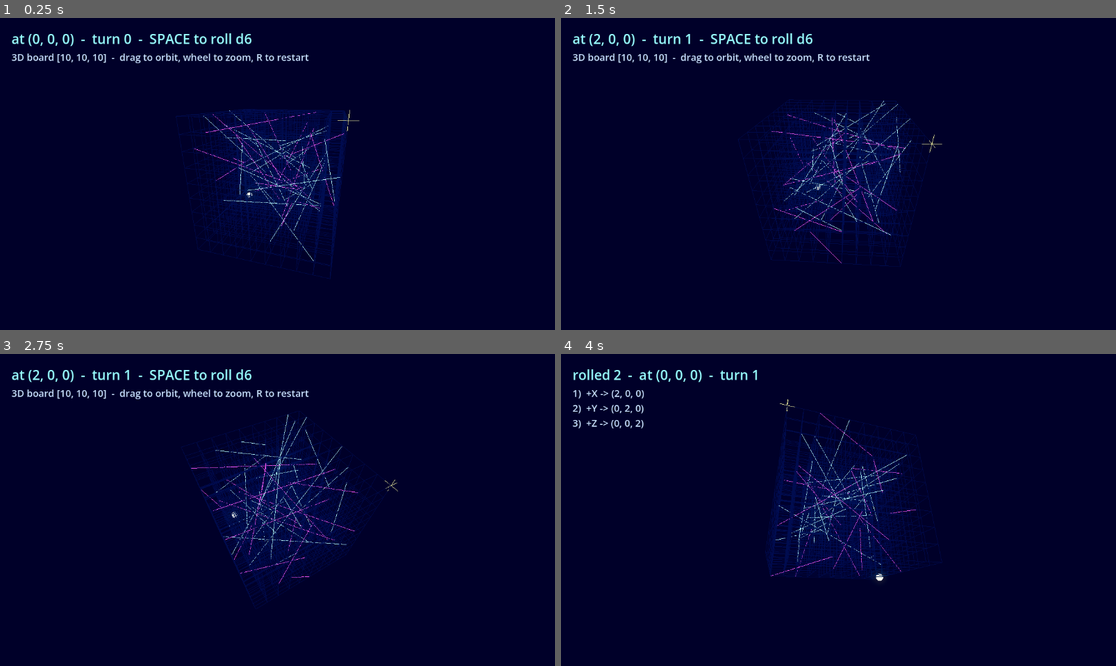
Above: before the commit, frames 1-4 (two rows, left to right).
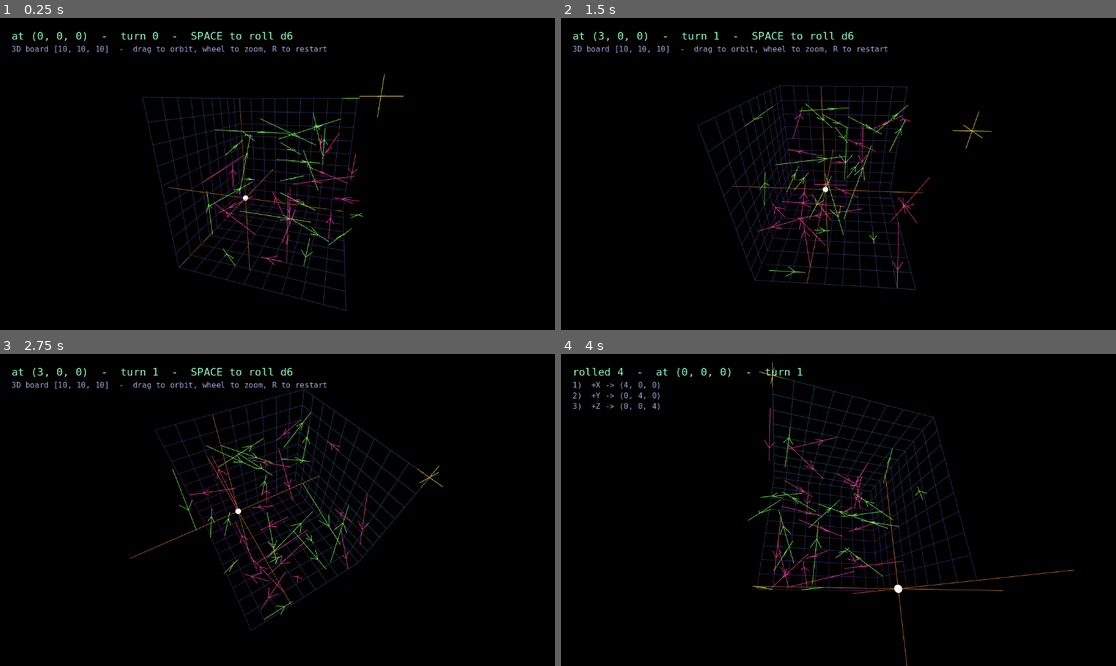
Above: after the commit, the same moments.

Repository: SamTech37/snakes-and-ladder-Ndim
Game: Godot game, scene res://src/main/main.tscn
Same seed, same stepped clock (60 frames per second), same inputs: the game is played once before the commit and once after it.
Inputs (mouse positions are in pixels of both pictures, inside the frame that each line leads up to):
- Up to frame 1 (0.25 s): no input
- Up to frame 2 (1.5 s): tap Enter (ui_accept) at 0.5, 0.77 s; move the mouse to (960, 158) at 0.52 s; tap R at 0.6 s; click (960, 158) at 0.67 s; tap 1 at 0.8 s; drag from (727, 189) to (810, 236) at 1.27 s
- Up to frame 3 (2.75 s): move the mouse to (333, 441) at 2.02 s; tap 9 at 2.1 s; click (333, 441) at 2.17 s; tap 0 at 2.3 s
- Up to frame 4 (4 s): drag from (810, 572) to (672, 463) at 2.77 s; move the mouse to (1005, 556) at 3.52 s; tap R at 3.6 s; click (1005, 556) at 3.67 s; tap Enter (ui_accept) at 3.77 s; tap 1 at 3.8 s

The runs differ from the first frame. In frame 1, 99% of the frame differs, in the area x 0-100%, y 0-100%; in frame 2, 99%; in frame 3, 99%; in frame 4, 99%.

Commit message:
Add assets and improve board mechanics
- Added new wireframe shape images and their import configurations for enhanced visuals.
- Introduced a new JPEG image and its import settings for texture management.
- Added a new WEBP image and its import settings to diversify graphic assets.
- Implemented a new crosshair mesh for better player visibility.
- Enhanced the board generation logic to support a maximum span for links, preventing excessive link distances.
- Improved the drawing logic to only render edges on the far walls of the board, enhancing clarity.
- Updated the main scene and ghost scene configurations for better performance and visual fidelity.
- Added a screenshot utility to capture the game state for testing and presentation purposes.
- Adjusted player and HUD settings for improved user experience.

Diff:
--- /dev/null
+++ b/main.tscn
@@ -0,0 +1,75 @@
+[gd_scene format=3 uid="uid://b44knmji7m165"]
+
+[ext_resource type="Script" path="res://main.gd" id="1_main"]
+[ext_resource type="PackedScene" path="res://ghost.tscn" id="2_ghost"]
+
+[sub_resource type="Environment" id="Env_neon"]
+background_mode = 1
+background_color = Color(0.01, 0.01, 0.04, 1)
+tonemap_mode = 3
+glow_enabled = true
+glow_intensity = 1.1
+glow_bloom = 0.35
+glow_hdr_threshold = 0.5
+
+[sub_resource type="StandardMaterial3D" id="Mat_lines"]
+shading_mode = 0
+vertex_color_use_as_albedo = true
+
+[sub_resource type="ImmediateMesh" id="Mesh_grid"]
+
+[sub_resource type="StandardMaterial3D" id="Mat_player"]
+shading_mode = 0
+albedo_color = Color(1.6, 1.5, 0.6, 1)
+
+[sub_resource type="SphereMesh" id="Mesh_player"]
+material = SubResource("Mat_player")
+radius = 0.3
+height = 0.6
+
+[node name="Main" type="Node3D" unique_id=1721023586]
+script = ExtResource("1_main")
+ghost_scene = ExtResource("2_ghost")
+
+[node name="WorldEnvironment" type="WorldEnvironment" parent="." unique_id=73899752]
+environment = SubResource("Env_neon")
+
+[node name="CamRig" type="Node3D" parent="." unique_id=1400075726]
+
+[node name="Camera3D" type="Camera3D" parent="CamRig" unique_id=1965423159]
+
+[node name="Grid" type="MeshInstance3D" parent="." unique_id=1429046353]
+material_override = SubResource("Mat_lines")
+mesh = SubResource("Mesh_grid")
+
+[node name="Ghosts" type="Node3D" parent="." unique_id=434477887]
+
+[node name="Player" type="MeshInstance3D" parent="." unique_id=2070865223]
+mesh = SubResource("Mesh_player")
+
+[node name="HUD" type="CanvasLayer" parent="." unique_id=1937211291]
+
+[node name="Margin" type="MarginContainer" parent="HUD" unique_id=778811747]
+anchors_preset = 15
+anchor_right = 1.0
+anchor_bottom = 1.0
+grow_horizontal = 2
+grow_vertical = 2
+theme_override_constants/margin_left = 24
+theme_override_constants/margin_top = 24
+theme_override_constants/margin_right = 24
+theme_override_constants/margin_bottom = 24
+
+[node name="Rows" type="VBoxContainer" parent="HUD/Margin" unique_id=1671586747]
+layout_mode = 2
+
+[node name="Status" type="Label" parent="HUD/Margin/Rows" unique_id=665035775]
+layout_mode = 2
+theme_override_colors/font_color = Color(0.6, 1, 1, 1)
+theme_override_font_sizes/font_size = 28
+text = "SPACE to roll"
+
+[node name="Moves" type="Label" parent="HUD/Margin/Rows" unique_id=298096893]
+layout_mode = 2
+theme_override_colors/font_color = Color(0.8, 0.9, 1, 1)
+theme_override_font_sizes/font_size = 20
--- a/project.godot
+++ b/project.godot
@@ -22,3 +22,4 @@
 [rendering]
 
 rendering_device/driver.windows="d3d12"
+anti_aliasing/quality/msaa_3d=2
--- a/src/board/board.gd
+++ b/src/board/board.gd
@@ -50,6 +50,31 @@
 	return Vector3(xyz[0], xyz[1], xyz[2])
 
 
+## True when the edge running from `c` along axis `k` lies on the *open* shell:
+## at least `n - 2` of the other axes sitting on the extreme named by `keep`.
+##
+## `keep[j]` is the far extreme of axis j from wherever the camera is. Drawing only
+## those turns the lattice into an open box seen from inside — three walls, no near
+## wall. Drawing all six instead superimposes the near grid on the far one, which is
+## the moire that made the board unreadable no matter how the colors were tuned.
+static func on_open_faces(c: PackedInt32Array, size: PackedInt32Array, k: int, keep: PackedInt32Array) -> bool:
+	var n := size.size()
+	if n <= 2:
+		return true
+	var pinned := 0
+	for j in n:
+		if j != k and c[j] == keep[j]:
+			pinned += 1
+	return pinned >= n - 2
+
+
+static func manhattan(a: PackedInt32Array, b: PackedInt32Array) -> int:
+	var d := 0
+	for k in a.size():
+		d += absi(a[k] - b[k])
+	return d
+
+
 static func goal_coords(size: PackedInt32Array) -> PackedInt32Array:
 	var c := PackedInt32Array()
 	for s in size:
@@ -81,19 +106,29 @@
 
 ## `count` teleports as {from_index: to_index}. Positive delta = ladder, negative = snake.
 ## A cell is never both a source and a destination (no chains), and start/goal are untouched.
-static func gen_links(size: PackedInt32Array, count: int, rng: RandomNumberGenerator) -> Dictionary:
+##
+## `max_span` caps the Manhattan reach of a link (0 = uncapped). Endpoints drawn from
+## anywhere in the lattice produce links that cross the whole board: visually a
+## hairball of full-width lines, and a single ladder skipping most of the game.
+static func gen_links(size: PackedInt32Array, count: int, rng: RandomNumberGenerator, max_span := 0) -> Dictionary:
 	var n := total_cells(size)
 	var goal := n - 1
 	var links := {}
 	var used := {0: true, goal: true}
 	var attempts := 0
-	while links.size() < count and attempts < count * 100:
+	# Rejection sampling: a span cap throws away most random pairs, so the budget has
+	# to be generous or short boards come back with fewer links than asked for.
+	while links.size() < count and attempts < count * 500:
 		attempts += 1
 		var a := rng.randi_range(0, n - 1)
 		var b := rng.randi_range(0, n - 1)
 		if used.has(a) or used.has(b) or a == b:
 			continue
-		if dist_to_goal(index_to_coords(a, size), size) == dist_to_goal(index_to_coords(b, size), size):
+		var ca := index_to_coords(a, size)
+		var cb := index_to_coords(b, size)
+		if max_span > 0 and manhattan(ca, cb) > max_span:
+			continue
+		if dist_to_goal(ca, size) == dist_to_goal(cb, size):
 			continue
 		links[a] = b
 		used[a] = true
--- a/src/ghost/ghost.tscn
+++ b/src/ghost/ghost.tscn
@@ -1,8 +1,12 @@
-[gd_scene load_steps=3 format=3]
+[gd_scene load_steps=4 format=3]
+
+[sub_resource type="SystemFont" id="Font_mono"]
+font_names = PackedStringArray("JetBrains Mono", "DejaVu Sans Mono", "Liberation Mono", "monospace")
+subpixel_positioning = 0
 
 [sub_resource type="StandardMaterial3D" id="Mat_ghost"]
 shading_mode = 0
-albedo_color = Color(0.5, 0.9, 1.2, 1)
+albedo_color = Color(0.35, 0.92, 1, 1)
 
 [sub_resource type="BoxMesh" id="Mesh_ghost"]
 material = SubResource("Mat_ghost")
@@ -16,6 +20,7 @@
 pixel_size = 0.004
 billboard = 1
 no_depth_test = true
+font = SubResource("Font_mono")
 font_size = 96
-modulate = Color(0.5, 0.9, 1.2, 1)
+modulate = Color(0.35, 0.92, 1, 1)
 text = "1"
--- a/src/main/main.gd
+++ b/src/main/main.gd
@@ -7,13 +7,30 @@
 
 const Board = preload("res://src/board/board.gd")
 const AXIS_NAMES := "XYZWVU"
-const C_GRID := Color(0.05, 0.11, 0.26)
-const C_LADDER := Color(0.2, 1.6, 1.4)
-const C_SNAKE := Color(1.6, 0.2, 0.9)
-const C_GOAL := Color(1.4, 1.3, 0.3)
+
+## Flat color, nothing over 1.0. The environment does no glow and no filmic tonemap,
+## so what is written here is what lands on screen; separation comes from brightness
+## against black, the way it does in every one of the reference plates. The lattice
+## is a dim violet -> teal gradient that reads as one receding surface, and anything
+## playable sits near full brightness on top of it.
+const C_SHELL_START := Color(0.26, 0.10, 0.38)
+const C_SHELL_GOAL := Color(0.09, 0.34, 0.40)
+## Warm, so the player's own rays never read as another lattice line.
+const C_CROSS := Color(0.78, 0.46, 0.13)
+const C_LADDER := Color(0.49, 1.0, 0.31)
+const C_SNAKE := Color(1.0, 0.24, 0.60)
+const C_GOAL := Color(1.0, 0.89, 0.25)
+
+## A cube's silhouette is smaller than its circumsphere -- between 0.58 (seen down a
+## face normal) and 0.82 (down the body diagonal) of it. Fitting the sphere itself
+## left the board at a third of the frame; 0.8 clipped the near corner off the bottom.
+const FIT := 0.9
 
 @export var size := PackedInt32Array([10, 10, 10])
 @export var link_count := 40
+## Manhattan cap on a link's reach. Uncapped endpoints gave full-width lines that
+## crossed everything and skipped most of the board in one move.
+@export var link_span := 5
 ## Off makes every hop instant, so test_play.gd can run games without waiting on tweens.
 @export var anim := true
 @export var ghost_scene: PackedScene
@@ -23,6 +40,7 @@
 @onready var grid: MeshInstance3D = $Grid
 @onready var ghosts: Node3D = $Ghosts
 @onready var player: MeshInstance3D = $Player
+@onready var crosshair: MeshInstance3D = $Player/Crosshair
 @onready var status: Label = $HUD/Margin/Rows/Status
 @onready var menu: Label = $HUD/Margin/Rows/Moves
 
@@ -41,60 +59,110 @@
 var pitch := -0.35
 var cam_dist := 20.0
 var dragging := false
+## Which extreme of each axis currently faces away from the camera. Orbiting past an
+## axis plane swaps a wall, and only then does the mesh need rebuilding.
+var face_keep := PackedInt32Array()
 
 
 func _ready() -> void:
-	rng.randomize()
+	# SNL_SEED pins the board so two runs render the same thing — without it a
+	# screenshot can't be compared against the one before it.
+	var s := OS.get_environment("SNL_SEED")
+	if s.is_empty():
+		rng.randomize()
+	else:
+		rng.seed = s.to_int()
 	new_game()
 
 
 func new_game() -> void:
 	coords = Board.index_to_coords(0, size)
-	links = Board.gen_links(size, link_count, rng)
+	links = Board.gen_links(size, link_count, rng, link_span)
 	turns = 0
 	roll = 0
 	moves = []
 	won = false
 	busy = false
 	player.position = Board.coords_to_world(coords, size)
+	# Camera first: which walls get drawn depends on where it ends up.
+	_frame_camera()
+	rig.rotation = Vector3(pitch, yaw, 0.0)
+	face_keep = _far_faces()
 	_draw_board()
-	_frame_camera()
+	_build_crosshair()
 	_clear_ghosts()
 	_refresh_hud()
 
 
-## Fills the Grid node's ImmediateMesh: lattice edges plus every teleport.
+## The extreme of each axis on the far side of the board from the camera.
+func _far_faces() -> PackedInt32Array:
+	var eye := cam.global_position - rig.position
+	var keep := PackedInt32Array()
+	keep.resize(size.size())
+	for j in size.size():
+		keep[j] = 0 if eye[j % 3] > 0.0 else size[j] - 1
+	return keep
+
+
+## Fills the Grid node's ImmediateMesh: the lattice shell plus every teleport.
 ## Colors come from vertex color; the material is on the node, set in the scene.
 func _draw_board() -> void:
 	var im: ImmediateMesh = grid.mesh
 	im.clear_surfaces()
 	im.surface_begin(Mesh.PRIMITIVE_LINES)
 
-	var n := Board.total_cells(size)
-	for i in n:
+	var span := maxi(1, Board.dist_to_goal(Board.index_to_coords(0, size), size))
+	for i in Board.total_cells(size):
 		var c := Board.index_to_coords(i, size)
 		for k in size.size():
-			if c[k] + 1 >= size[k]:
+			if c[k] + 1 >= size[k] or not Board.on_open_faces(c, size, k, face_keep):
 				continue
 			var d := c.duplicate()
 			d[k] += 1
-			_line(im, Board.coords_to_world(c, size), Board.coords_to_world(d, size), C_GRID)
+			_seg(im, Board.coords_to_world(c, size), _shell_color(c, span),
+					Board.coords_to_world(d, size), _shell_color(d, span))
 
 	for a in links:
 		var ca := Board.index_to_coords(a, size)
 		var cb := Board.index_to_coords(links[a], size)
 		var up := Board.dist_to_goal(cb, size) < Board.dist_to_goal(ca, size)
-		_line(im, Board.coords_to_world(ca, size), Board.coords_to_world(cb, size), C_LADDER if up else C_SNAKE)
-
-	_cross(im, Board.coords_to_world(Board.goal_coords(size), size), 0.45, C_GOAL)
+		_arrow(im, Board.coords_to_world(ca, size), Board.coords_to_world(cb, size),
+				C_LADDER if up else C_SNAKE)
+
+	_cross(im, Board.coords_to_world(Board.goal_coords(size), size), 0.6, C_GOAL)
 	im.surface_end()
 
 
+## Violet at the start corner, cyan at the goal: the gradient doubles as the progress bar.
+func _shell_color(c: PackedInt32Array, span: int) -> Color:
+	return C_SHELL_START.lerp(C_SHELL_GOAL, 1.0 - float(Board.dist_to_goal(c, size)) / span)
+
+
+func _seg(im: ImmediateMesh, a: Vector3, ca: Color, b: Vector3, cb: Color) -> void:
+	im.surface_set_color(ca)
+	im.surface_add_vertex(a)
+	im.surface_set_color(cb)
+	im.surface_add_vertex(b)
+
+
 func _line(im: ImmediateMesh, a: Vector3, b: Vector3, color: Color) -> void:
-	im.surface_set_color(color)
-	im.surface_add_vertex(a)
-	im.surface_set_color(color)
-	im.surface_add_vertex(b)
+	_seg(im, a, color, b, color)
+
+
+## A link as a bare segment says nothing about which end it runs to -- from a random
+## orbit angle a ladder and a snake are the same stick. The chevron points at the
+## destination, so direction is readable without knowing the color code.
+func _arrow(im: ImmediateMesh, a: Vector3, b: Vector3, color: Color) -> void:
+	_line(im, a, b, color)
+	var dir := (b - a).normalized()
+	var side := dir.cross(Vector3.UP)
+	if side.length_squared() < 0.001:
+		side = dir.cross(Vector3.RIGHT)
+	side = side.normalized() * 0.28
+	var tip := a.lerp(b, 0.72)
+	var back := tip - dir * 0.45
+	_line(im, tip, back + side, color)
+	_line(im, tip, back - side, color)
 
 
 func _cross(im: ImmediateMesh, at: Vector3, r: float, color: Color) -> void:
@@ -102,10 +170,30 @@
 		_line(im, at - axis * r, at + axis * r, color)
 
 
+## Three rays through the player, parented to it so they follow for free. A 0.3-unit
+## sphere somewhere inside a ten-deep lattice is a dot in a haystack; the rays say
+## which row, column and file you are standing in.
+func _build_crosshair() -> void:
+	var reach := 0.0
+	for k in mini(3, size.size()):
+		reach = maxf(reach, float(size[k] - 1))
+	var im: ImmediateMesh = crosshair.mesh
+	im.clear_surfaces()
+	im.surface_begin(Mesh.PRIMITIVE_LINES)
+	for axis in [Vector3.RIGHT, Vector3.UP, Vector3.BACK]:
+		_line(im, -axis * reach, axis * reach, C_CROSS)
+	im.surface_end()
+
+
 func _frame_camera() -> void:
 	var far := Board.coords_to_world(Board.goal_coords(size), size)
 	rig.position = far * 0.5
-	cam_dist = maxf(far.x, maxf(far.y, far.z)) * 1.4 + 3.0
+	# Fit whichever FOV axis is tighter. Fitting the vertical alone clipped the board
+	# off the sides of any window narrower than 16:9.
+	var vfov := deg_to_rad(cam.fov)
+	var aspect := get_viewport().get_visible_rect().size.aspect()
+	var hfov := 2.0 * atan(tan(vfov * 0.5) * aspect)
+	cam_dist = (far.length() * 0.5 * FIT + 0.8) / sin(minf(vfov, hfov) * 0.5)
 	cam.position = Vector3(0.0, 0.0, cam_dist)
 
 
@@ -186,7 +274,7 @@
 
 	var idx := Board.coords_to_index(coords, size)
 	if links.has(idx):
-		await _hop(Board.index_to_coords(links[idx], size), 0.5, Tween.TRANS_SINE)
+		await _slide_link(Board.index_to_coords(links[idx], size))
 
 	won = Board.dist_to_goal(coords, size) == 0
 	busy = false
@@ -205,10 +293,41 @@
 	coords = dest
 
 
+## A link fired the instant you landed, in a straight line, which reads as a cut
+## rather than a move -- no beat to notice it happened, no sense of being dragged
+## somewhere. Hold on the landing cell first, then bow the path out to one side so
+## the travel is visibly a path and not a jump.
+func _slide_link(dest: PackedInt32Array) -> void:
+	if not anim:
+		coords = dest
+		player.position = Board.coords_to_world(dest, size)
+		return
+	var a := player.position
+	var b := Board.coords_to_world(dest, size)
+	var side := (b - a).cross(Vector3.UP)
+	if side.length_squared() < 0.001:
+		side = (b - a).cross(Vector3.RIGHT)
+	var mid := a.lerp(b, 0.5) + side.normalized() * (b - a).length() * 0.18
+	var t := create_tween()
+	t.tween_interval(0.18)
+	t.tween_method(func(u: float): player.position = _bezier(a, mid, b, u), 0.0, 1.0, 0.9) \
+		.set_trans(Tween.TRANS_CUBIC).set_ease(Tween.EASE_IN_OUT)
+	await t.finished
+	coords = dest
+
+
+func _bezier(a: Vector3, m: Vector3, b: Vector3, u: float) -> Vector3:
+	return a.lerp(m, u).lerp(m.lerp(b, u), u)
+
+
 func _process(delta: float) -> void:
 	if not dragging:
 		yaw += delta * 0.12
 	rig.rotation = Vector3(pitch, yaw, 0.0)
+	var keep := _far_faces()
+	if keep != face_keep:
+		face_keep = keep
+		_draw_board()
 
 
 func _unhandled_input(event: InputEvent) -> void:
--- a/src/main/main.tscn
+++ b/src/main/main.tscn
@@ -1,16 +1,12 @@
-[gd_scene load_steps=8 format=3]
+[gd_scene load_steps=11 format=3]
 
 [ext_resource type="Script" path="res://src/main/main.gd" id="1_main"]
 [ext_resource type="PackedScene" path="res://src/ghost/ghost.tscn" id="2_ghost"]
 
 [sub_resource type="Environment" id="Env_neon"]
 background_mode = 1
-background_color = Color(0.01, 0.01, 0.04, 1)
-tonemap_mode = 3
-glow_enabled = true
-glow_intensity = 1.1
-glow_bloom = 0.35
-glow_hdr_threshold = 0.5
+background_color = Color(0, 0, 0, 1)
+tonemap_mode = 0
 
 [sub_resource type="StandardMaterial3D" id="Mat_lines"]
 shading_mode = 0
@@ -20,12 +16,20 @@
 
 [sub_resource type="StandardMaterial3D" id="Mat_player"]
 shading_mode = 0
-albedo_color = Color(1.6, 1.5, 0.6, 1)
+albedo_color = Color(1, 1, 1, 1)
 
 [sub_resource type="SphereMesh" id="Mesh_player"]
 material = SubResource("Mat_player")
-radius = 0.3
-height = 0.6
+radius = 0.26
+height = 0.52
+radial_segments = 12
+rings = 6
+
+[sub_resource type="ImmediateMesh" id="Mesh_cross"]
+
+[sub_resource type="SystemFont" id="Font_mono"]
+font_names = PackedStringArray("JetBrains Mono", "DejaVu Sans Mono", "Liberation Mono", "monospace")
+subpixel_positioning = 0
 
 [node name="Main" type="Node3D"]
 script = ExtResource("1_main")
@@ -47,6 +51,10 @@
 [node name="Player" type="MeshInstance3D" parent="."]
 mesh = SubResource("Mesh_player")
 
+[node name="Crosshair" type="MeshInstance3D" parent="Player"]
+material_override = SubResource("Mat_lines")
+mesh = SubResource("Mesh_cross")
+
 [node name="HUD" type="CanvasLayer" parent="."]
 
 [node name="Margin" type="MarginContainer" parent="HUD"]
@@ -65,11 +73,13 @@
 
 [node name="Status" type="Label" parent="HUD/Margin/Rows"]
 layout_mode = 2
-theme_override_colors/font_color = Color(0.6, 1, 1, 1)
-theme_override_font_sizes/font_size = 28
+theme_override_colors/font_color = Color(0.55, 1, 0.8, 1)
+theme_override_fonts/font = SubResource("Font_mono")
+theme_override_font_sizes/font_size = 22
 text = "SPACE to roll"
 
 [node name="Moves" type="Label" parent="HUD/Margin/Rows"]
 layout_mode = 2
-theme_override_colors/font_color = Color(0.8, 0.9, 1, 1)
-theme_override_font_sizes/font_size = 20
+theme_override_colors/font_color = Color(0.62, 0.66, 0.85, 1)
+theme_override_fonts/font = SubResource("Font_mono")
+theme_override_font_sizes/font_size = 16
--- /dev/null
+++ b/tests/shot.gd
@@ -0,0 +1,36 @@
+extends SceneTree
+
+## Renders main.tscn once and writes a PNG, so the board can be looked at without
+## a human at the keyboard. Needs a real display: --headless uses the dummy
+## rasterizer and hangs, so pass DISPLAY and let the window flash.
+## Run: SNL_SEED=7 DISPLAY=:0 godot --script tests/shot.gd -- out.png 10,10,10 0.6,-0.9 roll
+## Args, all optional: output path, board size, "yaw,pitch" in radians, and "roll"
+## to take a turn first so the numbered move markers are in frame.
+
+func _initialize() -> void:
+	var args := OS.get_cmdline_user_args()
+	var out := args[0] if args.size() > 0 else "shot.png"
+
+	var m = load("res://src/main/main.tscn").instantiate()
+	if args.size() > 1:
+		var dims := PackedInt32Array()
+		for part in args[1].split(","):
+			dims.append(part.to_int())
+		m.size = dims
+	root.add_child(m)
+	# ponytail: reuse the drag flag to stop the idle yaw spin — a screenshot taken
+	# after a variable number of real-time frames would otherwise never repeat.
+	m.dragging = true
+	if args.size() > 2:
+		var ang := args[2].split(",")
+		m.yaw = ang[0].to_float()
+		m.pitch = ang[1].to_float()
+	if args.size() > 3 and args[3] == "roll":
+		m.do_roll()
+
+	for i in 10:
+		await process_frame
+	await RenderingServer.frame_post_draw
+	root.get_texture().get_image().save_png(out)
+	print("wrote %s  %s  yaw=%.2f pitch=%.2f" % [out, str(m.size), m.yaw, m.pitch])
+	quit()
--- a/tests/test_board.gd
+++ b/tests/test_board.gd
@@ -28,15 +28,39 @@
 		assert(Board.legal_moves(origin, size, size[0]).is_empty())
 		assert(Board.dist_to_goal(Board.goal_coords(size), size) == 0)
 
-		# Links never chain and never touch start or goal.
+		# The open shell keeps only edges on the three far walls, so the near wall
+		# never superimposes itself on the far one.
+		var keep := Board.index_to_coords(0, size)  # camera on the + side of every axis
+		var drawn := 0
+		var total := 0
+		for i in n:
+			var c: PackedInt32Array = Board.index_to_coords(i, size)
+			for k in size.size():
+				if c[k] + 1 >= size[k]:
+					continue
+				total += 1
+				if Board.on_open_faces(c, size, k, keep):
+					drawn += 1
+		assert(drawn < total / 2, "%s: open shell drew %d of %d edges" % [str(size), drawn, total])
+		# Edges along the kept corner are all on far walls by definition.
+		for k in size.size():
+			assert(Board.on_open_faces(keep, size, k, keep))
+		# The opposite corner is the near wall, and none of it may survive the cull.
+		var near: PackedInt32Array = Board.goal_coords(size)
+		for k in size.size():
+			assert(not Board.on_open_faces(near, size, k, keep))
+
+		# Links never chain, never touch start or goal, and stay within their span.
 		var rng := RandomNumberGenerator.new()
 		rng.seed = 42
-		var links: Dictionary = Board.gen_links(size, 12, rng)
+		var links: Dictionary = Board.gen_links(size, 12, rng, 5)
 		assert(links.size() == 12)
 		for a in links:
 			assert(a != 0 and a != n - 1)
 			assert(links[a] != 0 and links[a] != n - 1)
 			assert(not links.has(links[a]))
+			var span: int = Board.manhattan(Board.index_to_coords(a, size), Board.index_to_coords(links[a], size))
+			assert(span <= 5, "%s: link spans %d, cap was 5" % [str(size), span])
 
 	print("board tests ok")
 	quit()
Binary file added: ideas/2big-set-of-wireframe-shapes-cyber-neo-futuristic-grids-3d-mesh-objects-and-shapes-wireframe-wavy-geometric-perspective-ball-sphere-rhombus-oval-grid-80s-cyberpunk-elements-set-vector.jpg
Not shown, added: ideas/2big-set-of-wireframe-shapes-cyber-neo-futuristic-grids-3d-mesh-objects-and-shapes-wireframe-wavy-geometric-perspective-ball-sphere-rhombus-oval-grid-80s-cyberpunk-elements-set-vector.jpg.import
Binary file added: ideas/big-set-of-wireframe-shapes-cyber-neo-futuristic-grids-3d-mesh-objects-and-shapes-wireframe-wavy-geometric-perspective-ball-sphere-rhombus-oval-grid-80s-cyberpunk-elements-set-vector.jpg
Not shown, added: ideas/big-set-of-wireframe-shapes-cyber-neo-futuristic-grids-3d-mesh-objects-and-shapes-wireframe-wavy-geometric-perspective-ball-sphere-rhombus-oval-grid-80s-cyberpunk-elements-set-vector.jpg.import
Binary file added: ideas/images.jpeg
Not shown, added: ideas/images.jpeg.import
Binary file added: ideas/neo-futuristic-abstract-background-d-grids-shapes-neon-wireframe-graphic-retro-cyber-design-s-game-technology-vector-243838174.webp
Not shown, added: ideas/neo-futuristic-abstract-background-d-grids-shapes-neon-wireframe-graphic-retro-cyber-design-s-game-technology-vector-243838174.webp.import
Binary file added: ideas/set-of-wireframe-shapes-cyber-neo-futuristic-grids-3d-mesh-objects-and-shapes-wireframe-wavy-geometric-perspective-ball-sphere-80s-cyberpunk-elements-set-free-vector.jpg
Not shown, added: ideas/set-of-wireframe-shapes-cyber-neo-futuristic-grids-3d-mesh-objects-and-shapes-wireframe-wavy-geometric-perspective-ball-sphere-80s-cyberpunk-elements-set-free-vector.jpg.import
Not shown, added: tests/shot.gd.uid
